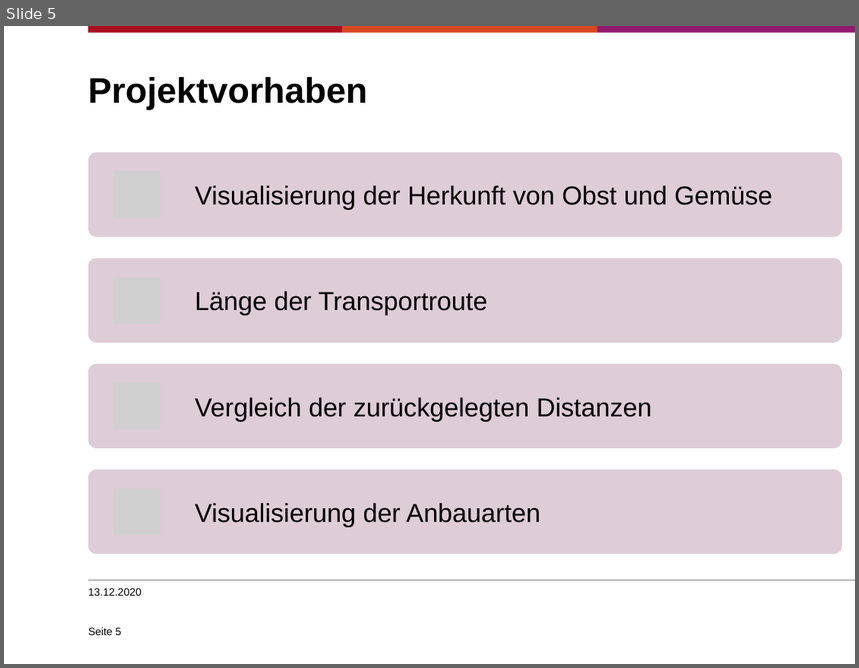
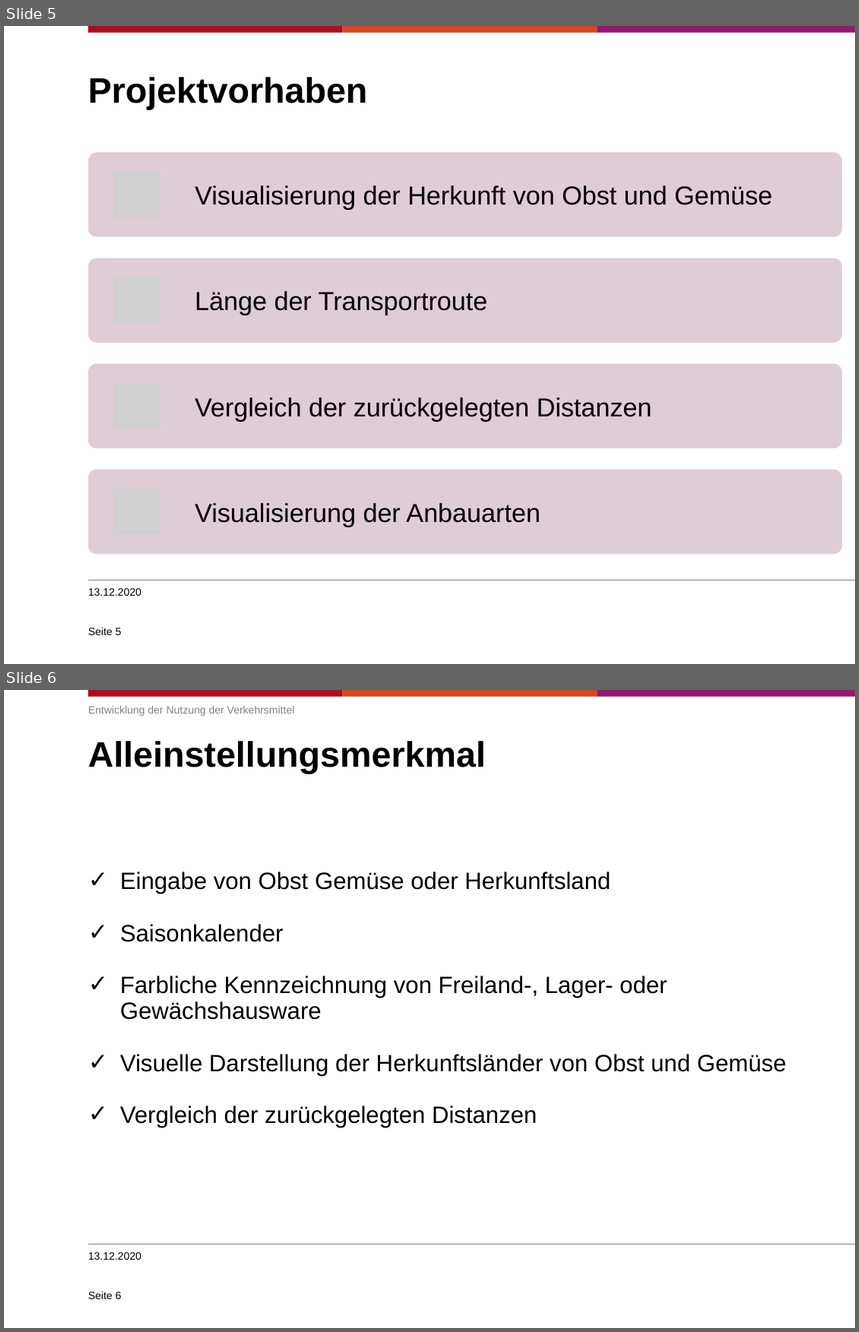
Before and after one commit to sjohannsen1/EPWS2020Mohr-DamaJohannsen, a slide deck: Audits/WS2020_Mohr-Dama_Johannsen_Präsentation_audit2.pptx. Shown one above the other, each under a label of ours: slide 5 before the commit, slides 5 and 6 after it. The pictures are 859x668 and 859x1332 pixels, drawn with LibreOffice and Linux fonts; fonts in the diff are those of the drawing; grey boxes stand for pictures; background and template pictures are left out. Boxes give left, top, right and bottom in pixels: in the first picture for what was removed or moved away, otherwise in the second. Text is boxed around its words. In the diff, an @@ line names an element or a change of style, - is before the commit and + after.

```diff
--- a/Audits/WS2020_Mohr-Dama_Johannsen_Präsentation_audit2.pptx
+++ b/Audits/WS2020_Mohr-Dama_Johannsen_Präsentation_audit2.pptx
@@ slide 6 added at box(4, 690, 855, 1328), background #FFFFFF; not listed: 4 template elements that a slide beside it also shows @@
@@ text added at box(88, 706, 295, 716), 9 pt, text #808080 @@
+Entwicklung der Nutzung der Verkehrsmittel
@@ title added at box(88, 741, 486, 774), 30 pt, text #000000, bold @@
+Alleinstellungsmerkmal
@@ text added at box(120, 872, 787, 1128), 20 pt, text #000000 @@
+✓ Eingabe von Obst Gemüse oder Herkunftsland
+✓ Saisonkalender
+✓ Farbliche Kennzeichnung von Freiland-, Lager- oder Gewächshausware
+✓ Visuelle Darstellung der Herkunftsländer von Obst und Gemüse
+✓ Vergleich der zurückgelegten Distanzen
@@ text added at box(88, 1252, 142, 1260), 9 pt, text #000000 @@
+13.12.2020
@@ page number added at box(88, 1292, 122, 1300), 9 pt, text #000000 @@
+Seite 6
```
Also in this commit, not shown: 1 slide changed, 6 other slides added, 1 other file.
